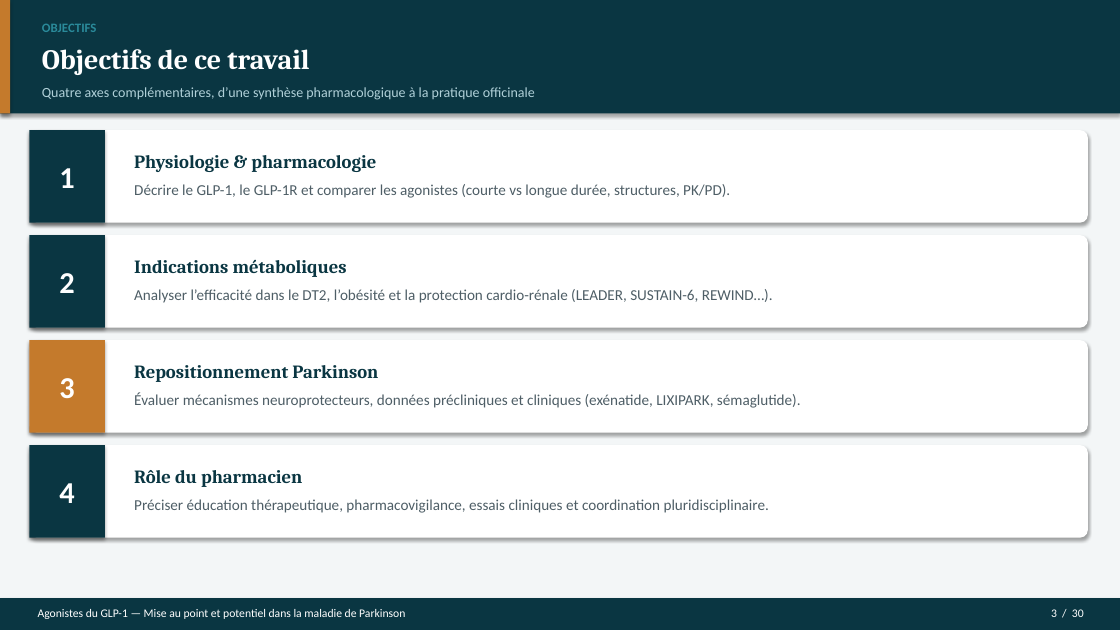
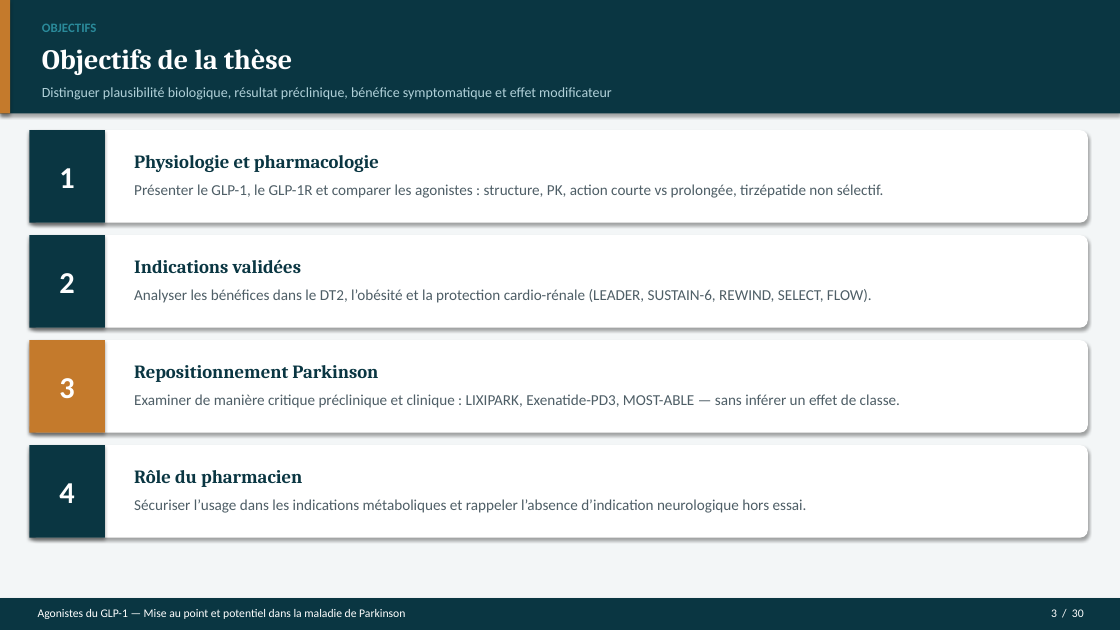
Before and after one commit to Mashtal-Platform/mashtal-platform, a slide deck: slide 3 of docs/presentation/Soutenance_GLP1_Parkinson.pptx. Drawn at 1120x630 pixels with LibreOffice and Linux fonts; fonts in the diff are those of the drawing. Boxes give left, top, right and bottom in pixels: in the first picture for what was removed or moved away, otherwise in the second. Text is boxed around its words. In the diff, an @@ line names an element or a change of style, - is before the commit and + after.

```diff
--- a/docs/presentation/Soutenance_GLP1_Parkinson.pptx
+++ b/docs/presentation/Soutenance_GLP1_Parkinson.pptx
@@ text at (42, 49, 292, 75): text changed @@
-Objectifs de ce travail
+Objectifs de la thèse
@@ text at (42, 87, 612, 100): text changed @@
-Quatre axes complémentaires, d’une synthèse pharmacologique à la pratique officinale
+Distinguer plausibilité biologique, résultat préclinique, bénéfice symptomatique et effet modificateur
@@ text at (134, 155, 379, 172): text changed @@
-Physiologie & pharmacologie
+Physiologie et pharmacologie
@@ text at (134, 184, 884, 198): text changed @@
-Décrire le GLP-1, le GLP-1R et comparer les agonistes (courte vs longue durée, structures, PK/PD).
+Présenter le GLP-1, le GLP-1R et comparer les agonistes : structure, PK, action courte vs prolongée, tirzépatide non sélectif.
@@ text at (134, 259, 302, 273): text changed @@
-Indications métaboliques
+Indications validées
@@ text at (134, 289, 872, 303): text changed @@
-Analyser l’efficacité dans le DT2, l’obésité et la protection cardio-rénale (LEADER, SUSTAIN-6, REWIND…).
+Analyser les bénéfices dans le DT2, l’obésité et la protection cardio-rénale (LEADER, SUSTAIN-6, REWIND, SELECT, FLOW).
@@ text at (134, 394, 900, 408): text changed @@
-Évaluer mécanismes neuroprotecteurs, données précliniques et cliniques (exénatide, LIXIPARK, sémaglutide).
+Examiner de manière critique préclinique et clinique : LIXIPARK, Exenatide-PD3, MOST-ABLE — sans inférer un effet de classe.
@@ text at (134, 499, 807, 513): text changed @@
-Préciser éducation thérapeutique, pharmacovigilance, essais cliniques et coordination pluridisciplinaire.
+Sécuriser l’usage dans les indications métaboliques et rappeler l’absence d’indication neurologique hors essai.
```
Also in this commit, not shown: 19 other slides changed, 10 slides added, 10 slides removed, 7 other files.
